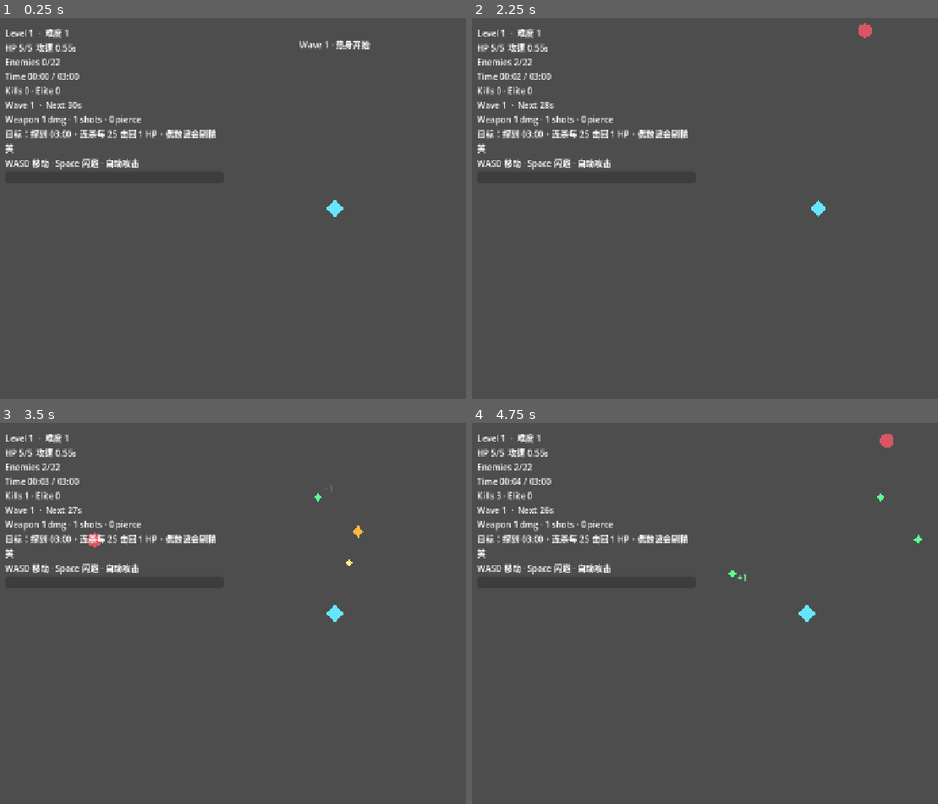
Above: before the commit, frames 1-4 (two rows, left to right).
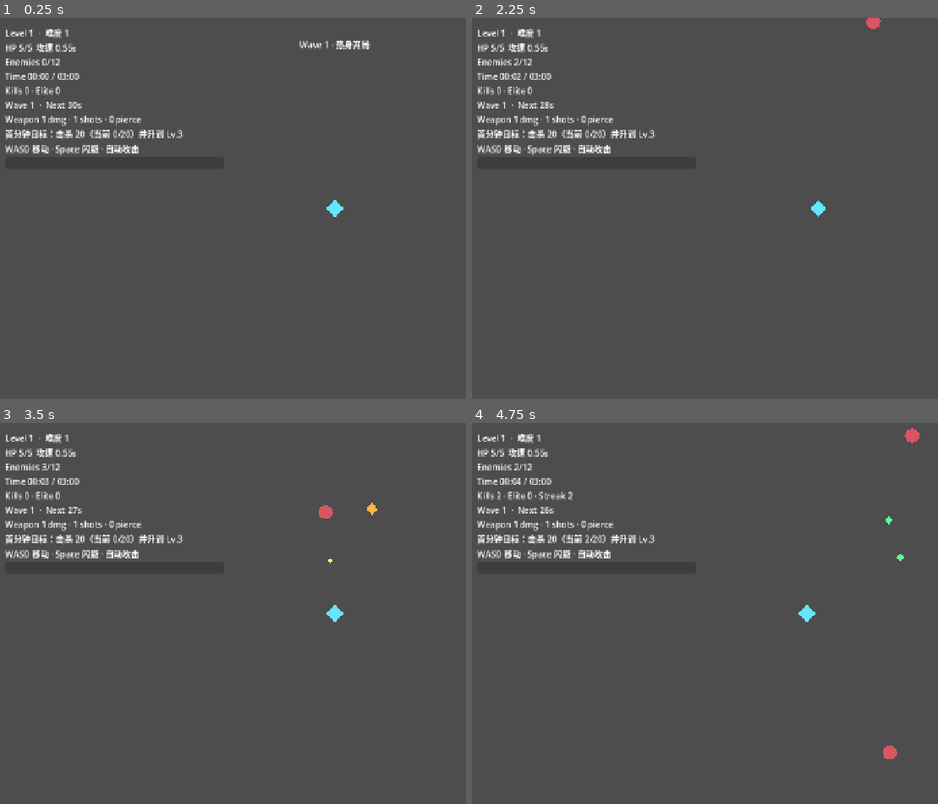
Above: after the commit, the same moments.

Repository: clhwbd/survivor-demo
Game: Godot game, scene res://scenes/main.tscn
Two runs of this game, one before a commit and one after it. Both use one fixed random seed, a clock stepped at 60 frames per second and the inputs below.
Inputs (mouse positions are in pixels of both pictures, inside the frame that each line leads up to):
- Up to frame 1 (0.25 s): no input
- Up to frame 2 (2.25 s): tap Enter at 0.5 s; move the mouse to (outside the picture) at 0.52 s; hold D (move_right) 0.53-1.25 s; tap Space (dash_run) at 0.6 s; click (outside the picture) at 0.67 s; drag from (672, 227) to (774, 284) at 1.27 s; tap R (restart_run) at 2 s; move the mouse to (872, 124) at 2.02 s; hold D (move_right) from 2.03 s (still down); tap Keypad Enter at 2.1 s
- Up to frame 3 (3.5 s): release D (move_right) at 2.75 s; drag from (302, 689) to (130, 556) at 2.77 s
- Up to frame 4 (4.75 s): move the mouse to (outside the picture) at 3.52 s; hold A (move_left) 3.53-4.25 s; tap Enter at 3.6 s; drag from (602, 556) to (705, 518) at 4.27 s

The runs differ from the first frame. In frame 1, 1.6% of the frame differs, in the area x 1-80%, y 5-40%; in frame 2, 1.7%; in frame 3, 1.9%; in frame 4, 2.1%, in the area x 1-97%, y 1-89%.

Commit message:
feat: tune combat pacing and game feel

Diff:
--- a/game/scripts/enemy_basic.gd
+++ b/game/scripts/enemy_basic.gd
@@ -14,6 +14,8 @@
 var _last_hit_msec: int = 0
 var is_elite: bool = false
 var elite_bonus_scale: float = 1.0
+var _spawn_grace_remaining: float = 0.0
+var _knockback_velocity: Vector2 = Vector2.ZERO
 
 @onready var body_polygon: Polygon2D = $Body
 
@@ -22,18 +24,32 @@
 	if target == null and not target_path.is_empty():
 		target = get_node_or_null(target_path) as Node2D
 
-func _physics_process(_delta: float) -> void:
+func _physics_process(delta: float) -> void:
+	if _spawn_grace_remaining > 0.0:
+		_spawn_grace_remaining = maxf(0.0, _spawn_grace_remaining - delta)
+		if body_polygon != null:
+			body_polygon.modulate = Color(1.0, 1.0, 1.0, 0.55 + sin(Time.get_ticks_msec() * 0.015) * 0.18)
+	elif body_polygon != null:
+		body_polygon.modulate = Color(1.0, 1.0, 1.0, 1.0)
+
 	if target == null or not is_instance_valid(target):
-		velocity = Vector2.ZERO
+		velocity = _knockback_velocity
+		_knockback_velocity = _knockback_velocity.lerp(Vector2.ZERO, delta * 10.0)
 		move_and_slide()
 		return
 
 	var to_target := target.global_position - global_position
+	var desired_velocity := Vector2.ZERO
+	if to_target != Vector2.ZERO:
+		desired_velocity = to_target.normalized() * move_speed
+		if _spawn_grace_remaining > 0.0:
+			desired_velocity *= 0.82
+
 	var hit_distance_sq := 324.0
 	if is_elite:
 		hit_distance_sq = 484.0
-	if to_target.length_squared() <= hit_distance_sq:
-		velocity = Vector2.ZERO
+	if _spawn_grace_remaining <= 0.0 and to_target.length_squared() <= hit_distance_sq:
+		desired_velocity = Vector2.ZERO
 		var now := Time.get_ticks_msec()
 		var hit_cooldown := 700
 		if is_elite:
@@ -42,13 +58,20 @@
 			_last_hit_msec = now
 			if target.has_method("take_damage"):
 				target.take_damage(contact_damage)
-	else:
-		velocity = to_target.normalized() * move_speed
 
+	velocity = desired_velocity + _knockback_velocity
+	_knockback_velocity = _knockback_velocity.lerp(Vector2.ZERO, delta * 11.0)
 	move_and_slide()
 
 func take_damage(amount: int) -> void:
 	health -= amount
+	var away := Vector2.ZERO
+	if target != null and is_instance_valid(target):
+		away = (global_position - target.global_position).normalized()
+	if away == Vector2.ZERO:
+		away = Vector2.UP
+	_knockback_velocity = away * (70.0 + float(amount) * 42.0)
+	_punch_scale()
 	if is_elite:
 		_flash(Color(1.0, 0.92, 0.35, 1.0), 0.10)
 	else:
@@ -62,14 +85,17 @@
 		return
 	is_elite = true
 	elite_bonus_scale = scale_bonus
-	move_speed = move_speed * 1.10
-	max_health = maxi(max_health + 3, int(round(float(max_health) * 2.2)))
+	move_speed = move_speed * 1.08
+	max_health = maxi(max_health + 3, int(round(float(max_health) * 2.0)))
 	health = max_health
 	contact_damage += 1
 	xp_reward = maxi(xp_reward + 3, xp_reward * 2)
 	scale = Vector2.ONE * scale_bonus
 	if body_polygon != null:
 		body_polygon.color = Color(1.0, 0.72, 0.26, 1.0)
+
+func set_spawn_grace(duration: float = 0.45) -> void:
+	_spawn_grace_remaining = maxf(_spawn_grace_remaining, duration)
 
 func _flash(color_value: Color, duration: float) -> void:
 	if body_polygon == null:
@@ -78,3 +104,9 @@
 	body_polygon.color = color_value
 	var tween := create_tween()
 	tween.tween_property(body_polygon, "color", original, duration)
+
+func _punch_scale() -> void:
+	var base_scale := Vector2.ONE * elite_bonus_scale
+	scale = base_scale * 1.08
+	var tween := create_tween()
+	tween.tween_property(self, "scale", base_scale, 0.10)
--- a/game/scripts/main.gd
+++ b/game/scripts/main.gd
@@ -10,7 +10,7 @@
 @export var attack_range: float = 260.0
 @export var projectile_speed: float = 520.0
 @export var xp_orb_value: int = 1
-@export var difficulty_step_seconds: float = 20.0
+@export var difficulty_step_seconds: float = 30.0
 @export var wave_length_seconds: float = 30.0
 @export var demo_goal_seconds: float = 180.0
 @export var enemy_scene: PackedScene
@@ -34,6 +34,11 @@
 var _camera_shake_strength: float = 0.0
 var _camera_shake_time: float = 0.0
 var _camera_base_offset: Vector2 = Vector2.ZERO
+var _kill_streak: int = 0
+var _kill_streak_timer: float = 0.0
+var _tempo_boost_timer: float = 0.0
+var _tempo_boost_active_last_frame: bool = false
+var _objective_stage_cleared: int = 0
 
 @onready var player: CharacterBody2D = $Player
 @onready var player_camera: Camera2D = $Player/Camera2D
@@ -78,13 +83,8 @@
 	if damage_popup_scene == null:
 		damage_popup_scene = load("res://scenes/damage_popup.tscn")
 
-	spawn_timer.wait_time = spawn_interval
 	spawn_timer.timeout.connect(_on_spawn_timer_timeout)
-	spawn_timer.start()
-
-	attack_timer.wait_time = attack_interval
 	attack_timer.timeout.connect(_on_attack_timer_timeout)
-	attack_timer.start()
 
 	player.xp_changed.connect(_on_player_xp_changed)
 	player.stats_changed.connect(_on_player_stats_changed)
@@ -102,23 +102,28 @@
 	if player_camera != null:
 		_camera_base_offset = player_camera.offset
 
+	_apply_spawn_profile(true)
+	_refresh_attack_timer()
+	spawn_timer.start()
+	attack_timer.start()
 	_on_player_xp_changed(player.xp, player.xp_to_next, player.level)
 	_on_player_stats_changed(player.health, player.max_health, player.level)
 	_on_player_dash_state_changed(true, 0.0, false)
 	_update_enemy_count()
 	_update_meta_hud()
-	_apply_wave_state(true)
 	_setup_web_ui()
-	_show_banner("Wave 1 · 热身开始")
+	_show_banner("Wave 1 · 热身开局")
 	_update_tip_text()
 
-	print("survivor-demo polished demo ready")
+	print("survivor-demo combat pacing pass ready")
 
 func _process(delta: float) -> void:
 	if not game_over and not demo_clear:
 		elapsed_time += delta
 		_update_difficulty()
 		_update_wave_progress()
+		_update_tempo_feedback(delta)
+		_update_objective_progress()
 		if elapsed_time >= demo_goal_seconds:
 			_on_demo_clear()
 	_update_enemy_count()
@@ -178,44 +183,102 @@
 		return
 
 	difficulty_stage = next_stage
-	spawn_timer.wait_time = maxf(0.28, spawn_interval - difficulty_stage * 0.06)
-	max_alive_enemies = mini(88, 18 + difficulty_stage * 5 + wave_index * 2)
+	_apply_spawn_profile(false)
 	if difficulty_stage > 0:
 		_show_banner("危险升级 · Stage %d" % (difficulty_stage + 1))
 		_add_camera_shake(5.0, 0.18)
 
 func _update_wave_progress() -> void:
-	var target_wave: int = mini(int(floor(elapsed_time / wave_length_seconds)) + 1, int(ceil(demo_goal_seconds / wave_length_seconds)))
+	var target_wave := mini(int(floor(elapsed_time / wave_length_seconds)) + 1, int(ceil(demo_goal_seconds / wave_length_seconds)))
 	if target_wave > wave_index:
 		wave_index = target_wave
-		_apply_wave_state(false)
-
-func _apply_wave_state(is_initial: bool) -> void:
-	spawn_count_per_wave = mini(8, 1 + int((wave_index - 1) / 1.5))
-	max_alive_enemies = mini(88, 14 + wave_index * 8 + difficulty_stage * 4)
-	spawn_timer.wait_time = maxf(0.28, spawn_interval - wave_index * 0.08 - difficulty_stage * 0.05)
+		_apply_spawn_profile(false)
+
+func _apply_spawn_profile(is_initial: bool) -> void:
+	var profile := _get_wave_profile(wave_index)
+	spawn_count_per_wave = int(profile.get("batch", 1)) + int(mini(difficulty_stage, 2))
+	max_alive_enemies = int(profile.get("alive", 16)) + difficulty_stage * 3
+	spawn_timer.wait_time = maxf(0.36, float(profile.get("interval", spawn_interval)) - difficulty_stage * 0.03)
+	_refresh_attack_timer()
 	if not is_initial:
 		player.heal(1)
-		_show_banner("Wave %d · 火力升级" % wave_index)
+		_show_banner("Wave %d · %s" % [wave_index, str(profile.get("label", "火力升级"))])
 		_spawn_popup(player.global_position + Vector2(0, -32), "+1 HP", Color(0.55, 1.0, 0.65, 1.0))
 		_add_camera_shake(7.0, 0.26)
-		_spawn_elite_pack_for_wave()
+		_spawn_elite_pack_for_wave(int(profile.get("elite_count", 0)))
 	_update_tip_text()
 
-func _spawn_elite_pack_for_wave() -> void:
-	if wave_index < 2 or game_over or demo_clear:
-		return
-	var elite_count := 0
-	if wave_index % 2 == 0:
-		elite_count += 1
-	if wave_index >= 5:
-		elite_count += 1
+func _get_wave_profile(target_wave: int) -> Dictionary:
+	match target_wave:
+		1:
+			return {
+				"batch": 1,
+				"alive": 12,
+				"interval": 1.05,
+				"fast_weight": 0.02,
+				"tank_weight": 0.0,
+				"elite_count": 0,
+				"label": "热身开局"
+			}
+		2:
+			return {
+				"batch": 2,
+				"alive": 18,
+				"interval": 0.92,
+				"fast_weight": 0.22,
+				"tank_weight": 0.0,
+				"elite_count": 0,
+				"label": "追兵提速"
+			}
+		3:
+			return {
+				"batch": 2,
+				"alive": 24,
+				"interval": 0.82,
+				"fast_weight": 0.30,
+				"tank_weight": 0.0,
+				"elite_count": 1,
+				"label": "精英试炼"
+			}
+		4:
+			return {
+				"batch": 3,
+				"alive": 30,
+				"interval": 0.76,
+				"fast_weight": 0.28,
+				"tank_weight": 0.12,
+				"elite_count": 1,
+				"label": "重装入场"
+			}
+		5:
+			return {
+				"batch": 3,
+				"alive": 36,
+				"interval": 0.68,
+				"fast_weight": 0.34,
+				"tank_weight": 0.16,
+				"elite_count": 2,
+				"label": "双精英压阵"
+			}
+		_:
+			return {
+				"batch": 4,
+				"alive": 42,
+				"interval": 0.60,
+				"fast_weight": 0.38,
+				"tank_weight": 0.22,
+				"elite_count": 2,
+				"label": "终局冲阵"
+			}
+
+func _spawn_elite_pack_for_wave(elite_count: int) -> void:
+	if elite_count <= 0 or game_over or demo_clear:
+		return
 	for _i in elite_count:
 		if enemies.get_child_count() >= max_alive_enemies:
 			break
 		_spawn_enemy(true)
-	if elite_count > 0:
-		_spawn_popup(player.global_position + Vector2(0, -58), "ELITE INBOUND", Color(1.0, 0.8, 0.3, 1.0))
+	_spawn_popup(player.global_position + Vector2(0, -58), "ELITE INBOUND", Color(1.0, 0.8, 0.3, 1.0))
 
 func _on_spawn_timer_timeout() -> void:
 	if enemy_scene == null or not is_instance_valid(player) or game_over or demo_clear:
@@ -225,17 +288,27 @@
 	if available_slots <= 0:
 		return
 
-	var spawn_total := mini(spawn_count_per_wave + int(wave_index / 3), available_slots)
+	var batch := spawn_count_per_wave
+	if player.health <= 2:
+		batch = maxi(1, batch - 1)
+	if player.level >= 6 and wave_index >= 5:
+		batch += 1
+	var spawn_total := mini(batch, available_slots)
 	for _i in spawn_total:
 		_spawn_enemy()
 
 func _spawn_enemy(force_elite: bool = false) -> void:
+	var profile := _get_wave_profile(wave_index)
 	var spawn_roll := randf()
 	var scene_to_spawn: PackedScene = enemy_scene
-	var fast_weight: float = minf(0.52, 0.14 + wave_index * 0.05 + difficulty_stage * 0.02)
-	var tank_weight: float = 0.0
-	if wave_index >= 3:
-		tank_weight = minf(0.26, 0.06 + (wave_index - 2) * 0.04)
+	var fast_weight := float(profile.get("fast_weight", 0.14)) + float(player.level - 1) * 0.01
+	var tank_weight := float(profile.get("tank_weight", 0.0))
+	if player.health <= 2:
+		fast_weight = maxf(0.0, fast_weight - 0.10)
+		tank_weight = maxf(0.0, tank_weight - 0.05)
+	fast_weight = minf(0.54, fast_weight)
+	tank_weight = minf(0.24, tank_weight)
+
 	if tank_enemy_scene != null and spawn_roll < tank_weight:
 		scene_to_spawn = tank_enemy_scene
 	elif fast_enemy_scene != null and spawn_roll < tank_weight + fast_weight:
@@ -246,13 +319,15 @@
 		return
 
 	enemy.global_position = _get_spawn_position()
-	enemy.set("move_speed", float(enemy.get("move_speed")) + difficulty_stage * 5.0 + max(0, wave_index - 1) * 4.0 + max(0, player.level - 1) * 3.0)
-	enemy.set("max_health", int(enemy.get("max_health")) + int((difficulty_stage + wave_index - 1) / 3))
-	enemy.set("contact_damage", int(enemy.get("contact_damage")) + int((difficulty_stage + wave_index - 1) / 5))
+	enemy.set("move_speed", float(enemy.get("move_speed")) + difficulty_stage * 4.0 + max(0, wave_index - 1) * 3.0 + max(0, player.level - 1) * 2.0)
+	enemy.set("max_health", int(enemy.get("max_health")) + int((difficulty_stage + wave_index - 1) / 4))
+	enemy.set("contact_damage", int(enemy.get("contact_damage")) + int((difficulty_stage + wave_index - 1) / 6))
 	enemy.set("xp_reward", int(enemy.get("xp_reward")) + int((wave_index - 1) / 2))
 	enemy.set("target", player)
+	if enemy.has_method("set_spawn_grace"):
+		enemy.set_spawn_grace(0.45)
 	if force_elite and enemy.has_method("make_elite"):
-		enemy.make_elite(1.28 + minf(0.14, float(wave_index - 2) * 0.02))
+		enemy.make_elite(1.24 + minf(0.14, float(wave_index - 2) * 0.02))
 		_elites_spawned_total += 1
 		_add_camera_shake(9.0, 0.25)
 	if enemy.has_signal("died"):
@@ -263,7 +338,7 @@
 	if projectile_scene == null or not is_instance_valid(player) or game_over or demo_clear:
 		return
 
-	var range_value: float = float(attack_range) + float(player.level) * 14.0
+	var range_value := float(attack_range) + float(player.level) * 14.0
 	var target: Node2D = _get_nearest_enemy_in_range(range_value)
 	if target == null:
 		return
@@ -304,6 +379,8 @@
 
 func _on_enemy_died(enemy: Node, death_position: Vector2, xp_reward: int) -> void:
 	kill_count += 1
+	_kill_streak += 1
+	_kill_streak_timer = 3.2
 	var popup_color := Color(0.5, 1.0, 0.6, 1.0)
 	var popup_text := "+%d" % xp_reward
 	if enemy != null and bool(enemy.get("is_elite")):
@@ -311,27 +388,31 @@
 		popup_text = "ELITE +%d" % xp_reward
 		_add_camera_shake(8.0, 0.22)
 	_spawn_popup(death_position, popup_text, popup_color)
-	var expected_heal_rewards := int(kill_count / 25)
+	if _kill_streak == 5 or _kill_streak == 10:
+		_spawn_popup(player.global_position + Vector2(0, -46), "%d 连斩" % _kill_streak, Color(1.0, 0.9, 0.52, 1.0))
+	if _kill_streak > 0 and _kill_streak % 12 == 0:
+		_tempo_boost_timer = 5.0
+		_refresh_attack_timer()
+		_show_banner("杀势已起 · 5 秒急速射击")
+		_spawn_popup(player.global_position + Vector2(0, -64), "Tempo Up", Color(1.0, 0.95, 0.58, 1.0))
+	var expected_heal_rewards := int(kill_count / 28)
 	if expected_heal_rewards > _heals_awarded_by_kills:
 		_heals_awarded_by_kills = expected_heal_rewards
 		player.heal(1)
 		_spawn_popup(player.global_position + Vector2(0, -28), "连杀补给 +1 HP", Color(0.6, 0.95, 1.0, 1.0))
+	_update_objective_progress()
 	if xp_orb_scene == null:
 		return
 
-	var xp_orb := xp_orb_scene.instantiate()
-	if xp_orb == null:
-		return
-
-	xp_orb.global_position = death_position
-	xp_orb.set("xp_value", xp_orb_value + xp_reward - 1)
-	xp_orb.set("target", player)
-	xp_orb.set("magnet_distance", 110.0 + player.level * 6.0 + (18.0 if enemy != null and bool(enemy.get("is_elite")) else 0.0))
-	xp_orb.set("move_speed", 180.0 + player.level * 7.0)
-	pickups.add_child(xp_orb)
+	_spawn_xp_orb_deferred(
+		death_position,
+		xp_orb_value + xp_reward - 1,
+		116.0 + player.level * 8.0 + (22.0 if enemy != null and bool(enemy.get("is_elite")) else 0.0),
+		190.0 + player.level * 8.0
+	)
 
 func _on_player_xp_changed(current_xp: int, xp_to_next: int, level: int) -> void:
-	attack_timer.wait_time = maxf(0.14, attack_interval - (level - 1) * 0.02)
+	_refresh_attack_timer()
 	hud_level.text = "Level %d  ·  难度 %d" % [level, difficulty_stage + 1]
 	hud_xp_bar.max_value = max(1, xp_to_next)
 	hud_xp_bar.value = current_xp
@@ -340,7 +421,10 @@
 	var shots := 1 + int((level - 1) / 4)
 	shots = mini(shots, 4)
 	var pierce := int((level - 1) / 5)
-	hud_weapon.text = "Weapon %d dmg · %d shots · %d pierce" % [1 + int((level - 1) / 3) + int((wave_index - 1) / 4), shots, pierce]
+	var speed_tag := ""
+	if level % 3 == 0 or level % 4 == 0:
+		speed_tag = " · 成长中"
+	hud_weapon.text = "Weapon %d dmg · %d shots · %d pierce%s" % [1 + int((level - 1) / 3) + int((wave_index - 1) / 4), shots, pierce, speed_tag]
 	if level > _last_level:
 		_show_banner("LEVEL UP · Lv.%d" % level)
 		_add_camera_shake(6.0, 0.18)
@@ -409,9 +493,68 @@
 	var seconds := total_seconds % 60
 	var next_wave_in := maxi(0, int(ceil(float(wave_index) * wave_length_seconds - elapsed_time)))
 	hud_timer.text = "Time %02d:%02d / %02d:%02d" % [minutes, seconds, int(demo_goal_seconds) / 60, int(demo_goal_seconds) % 60]
-	hud_kills.text = "Kills %d · Elite %d" % [kill_count, _elites_spawned_total]
+	var streak_text := ""
+	if _kill_streak > 1:
+		streak_text = " · Streak %d" % _kill_streak
+	hud_kills.text = "Kills %d · Elite %d%s" % [kill_count, _elites_spawned_total, streak_text]
 	hud_wave.text = "Wave %d  ·  Next %02ds" % [wave_index, next_wave_in]
-	hud_objective.text = "目标：撑到 %02d:%02d，连杀每 25 击回 1 HP，偶数波会刷精英" % [int(demo_goal_seconds) / 60, int(demo_goal_seconds) % 60]
+	var objective_text := _get_objective_text()
+	hud_objective.text = objective_text
+
+func _get_objective_text() -> String:
+	if elapsed_time < 60.0:
+		return "首分钟目标：击杀 20（当前 %d/20）并升到 Lv.3" % kill_count
+	if elapsed_time < 120.0:
+		return "次分钟目标：击杀 55（当前 %d/55），准备迎接重装" % kill_count
+	return "终局目标：撑到 03:00（当前击杀 %d），双精英后稳住走位" % kill_count
+
+func _update_objective_progress() -> void:
+	if _objective_stage_cleared < 1 and elapsed_time < 60.0 and kill_count >= 20:
+		_objective_stage_cleared = 1
+		_show_banner("首分钟目标达成")
+		_spawn_popup(player.global_position + Vector2(0, -54), "+节奏稳定", Color(0.62, 1.0, 0.72, 1.0))
+	elif _objective_stage_cleared < 2 and elapsed_time < 120.0 and kill_count >= 55:
+		_objective_stage_cleared = 2
+		_show_banner("二阶段目标达成")
+		_spawn_popup(player.global_position + Vector2(0, -54), "+终局准备完成", Color(0.62, 1.0, 0.72, 1.0))
+
+func _update_tempo_feedback(delta: float) -> void:
+	if _kill_streak_timer > 0.0:
+		_kill_streak_timer = maxf(0.0, _kill_streak_timer - delta)
+		if _kill_streak_timer <= 0.0:
+			_kill_streak = 0
+	if _tempo_boost_timer > 0.0:
+		_tempo_boost_timer = maxf(0.0, _tempo_boost_timer - delta)
+	var tempo_active := _tempo_boost_timer > 0.0
+	if tempo_active != _tempo_boost_active_last_frame:
+		_tempo_boost_active_last_frame = tempo_active
+		_refresh_attack_timer()
+		_update_tip_text()
+
+func _refresh_attack_timer() -> void:
+	if attack_timer == null or player == null:
+		return
+	var bonus := 0.0
+	if _tempo_boost_timer > 0.0:
+		bonus += 0.08
+	var wave_bonus := maxf(0.0, float(wave_index - 3) * 0.01)
+	attack_timer.wait_time = maxf(0.12, attack_interval - float(player.level - 1) * 0.018 - wave_bonus - bonus)
+
+func _spawn_xp_orb_deferred(world_position: Vector2, value: int, magnet_distance: float, orb_speed: float) -> void:
+	call_deferred("_spawn_xp_orb_now", world_position, value, magnet_distance, orb_speed)
+
+func _spawn_xp_orb_now(world_position: Vector2, value: int, magnet_distance: float, orb_speed: float) -> void:
+	if xp_orb_scene == null or pickups == null:
+		return
+	var xp_orb := xp_orb_scene.instantiate()
+	if xp_orb == null:
+		return
+	xp_orb.global_position = world_position
+	xp_orb.set("xp_value", value)
+	xp_orb.set("target", player)
+	xp_orb.set("magnet_distance", magnet_distance)
+	xp_orb.set("move_speed", orb_speed)
+	pickups.add_child(xp_orb)
 
 func _spawn_popup(world_position: Vector2, text_value: String, color_value: Color) -> void:
 	if damage_popup_scene == null:
@@ -443,10 +586,14 @@
 	var tip := "WASD 移动 · Space 闪避 · 自动攻击"
 	if OS.has_feature("web"):
 		tip = "网页端先点一下画面再操作 · WASD / 摇杆移动 · Space / 右下闪避"
-	if player.health <= 2:
-		tip = "低血量！闪避穿怪保命，多吃经验升级回血"
+	if _tempo_boost_timer > 0.0:
+		tip = "杀势已起！现在火力更快，抓紧清场滚雪球"
+	elif player.health <= 2:
+		tip = "低血量！新刷敌人有短暂起手保护，优先闪避拉开再收割"
+	elif wave_index >= 5:
+		tip = "双精英阶段，先拆跑得快的，再绕开重装慢慢清"
 	elif wave_index >= 4:
-		tip = "重装与精英已加入，别贪输出，先拉扯再收割"
+		tip = "重装已入场，别顶脸硬吃，拉扯出射线更稳"
 	hud_tip.text = tip
 	if mobile_hint != null:
 		mobile_hint.text = "左手摇杆走位\n右下闪避穿怪\nR / 按钮重开"
@@ -458,12 +605,15 @@
 	var spawn_min := minf(spawn_radius_min, spawn_radius_max)
 	var spawn_max := maxf(spawn_radius_min, spawn_radius_max)
 
-	for _attempt in 8:
+	for _attempt in 10:
 		var angle := randf_range(0.0, TAU)
 		var distance := randf_range(spawn_min, spawn_max)
 		var candidate := player_position + Vector2.RIGHT.rotated(angle) * distance
-		if not visible_rect.has_point(candidate):
-			return candidate
+		if visible_rect.has_point(candidate):
+			continue
+		if candidate.distance_to(player_position) < spawn_min * 0.92:
+			continue
+		return candidate
 
 	var fallback_angle := randf_range(0.0, TAU)
 	return player_position + Vector2.RIGHT.rotated(fallback_angle) * spawn_max
--- a/game/scripts/player.gd
+++ b/game/scripts/player.gd
@@ -110,11 +110,20 @@
 	while xp >= xp_to_next:
 		xp -= xp_to_next
 		level += 1
-		xp_to_next = int(round(xp_to_next * 1.35)) + 1
+		var xp_growth := 1.24
+		if level >= 5:
+			xp_growth = 1.30
+		if level >= 8:
+			xp_growth = 1.34
+		xp_to_next = int(round(float(xp_to_next) * xp_growth)) + 1
 		leveled_up = true
+		if level % 3 == 0 and max_health < 8:
+			max_health += 1
+		if level % 4 == 0:
+			speed += 8.0
 
 	if leveled_up:
-		health = min(max_health, health + 1)
+		health = min(max_health, health + 2)
 		_flash(Color(0.5, 1.0, 0.6, 1.0), 0.15)
 
 	xp_changed.emit(xp, xp_to_next, level)
Not shown, changed: docs/worklog.md
